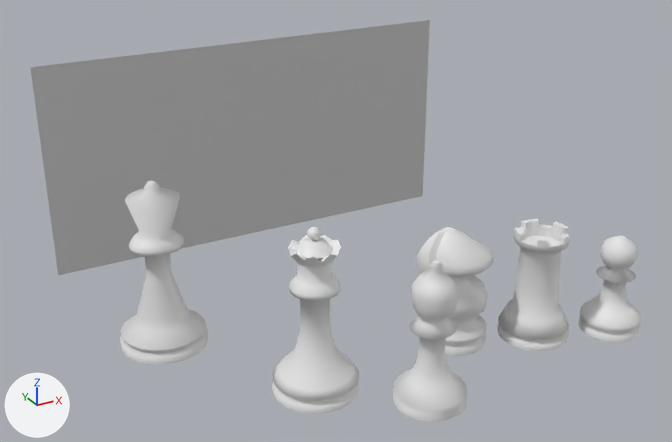
The FBX model SmileGameJam/Assets/resource/Env/1_1/mash/pawn.FBX: old version first, new version second.
Before and after are seen from a 50 mm camera at (-119.4, -137.7, 134.7) aimed at (-3.2, 73.6, 29.0). Every picture has the same lights, and +X, +Y and +Z are marked at lower left. Where no turn or scale is listed for an object, it has been applied to the vertices.

The older version as bpy lines, for what is in view:
```python
ob_cylinder001 = bpy.data.objects.new('Cylinder001', me_mesh_001)
ob_cylinder001.location = (-6.0, 20.6, 20.7)
ob_cylinder002 = bpy.data.objects.new('Cylinder002', me_mesh_002)
ob_cylinder002.location = (58.2, 25.8, 1.7)
ob_cylinder003 = bpy.data.objects.new('Cylinder003', me_mesh_003)
ob_cylinder003.location = (36.9, 33.3, 2.1)
ob_cylinder004 = bpy.data.objects.new('Cylinder004', me_mesh_004)
ob_cylinder004.location = (15.6, 41.3, 2.0)
ob_cylinder005 = bpy.data.objects.new('Cylinder005', me_mesh_005)
ob_cylinder005.location = (-28.4, 38.2, 24.5)
ob_cylinder006 = bpy.data.objects.new('Cylinder006', me_mesh_006)
ob_cylinder006.location = (-54.4, 77.3, 2.6)
ob_plane001 = bpy.data.objects.new('Plane001', me_mesh)
ob_plane001.location = (0.0, 136.5, 33.6)
```
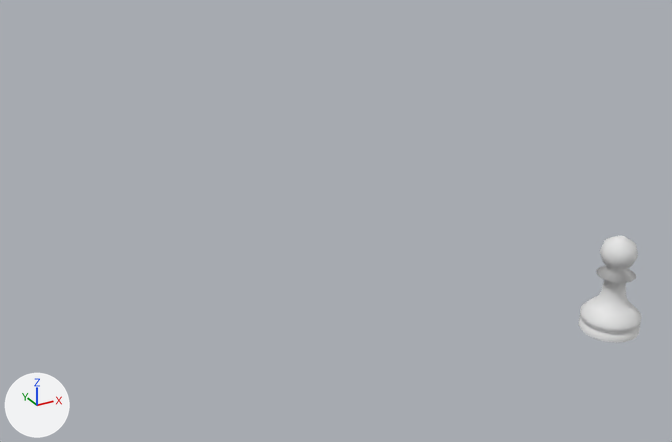
The newer file is also turned or shifted as a whole; pictures and numbers use the older file's frame.

Changed parts and their boxes (x1, y1, x2, y2) in the pictures (672 x 442 px):
'Plane001', deleted: before (30, 20, 430, 275)
'Cylinder005', deleted: before (272, 227, 359, 414)
'Cylinder006', deleted: before (120, 181, 208, 365)
'Cylinder001', deleted: before (393, 260, 467, 422)
'Cylinder003', deleted: before (497, 219, 570, 351)
'Cylinder004', deleted: before (417, 227, 494, 356)

The edits, one by one:
Object 'Plane001' (ob_plane001) is deleted.
Object 'Cylinder005' (ob_cylinder005) is deleted.
Object 'Cylinder006' (ob_cylinder006) is deleted.
Object 'Cylinder001' (ob_cylinder001) is deleted.
Object 'Cylinder004' (ob_cylinder004) is deleted.
Object 'Cylinder003' (ob_cylinder003) is deleted.
